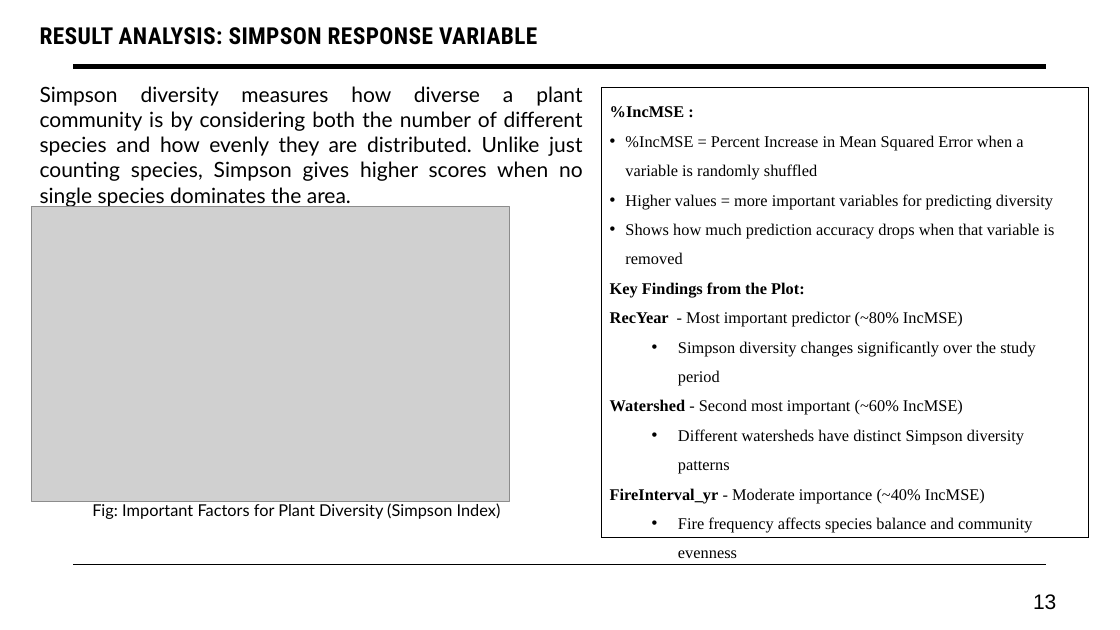
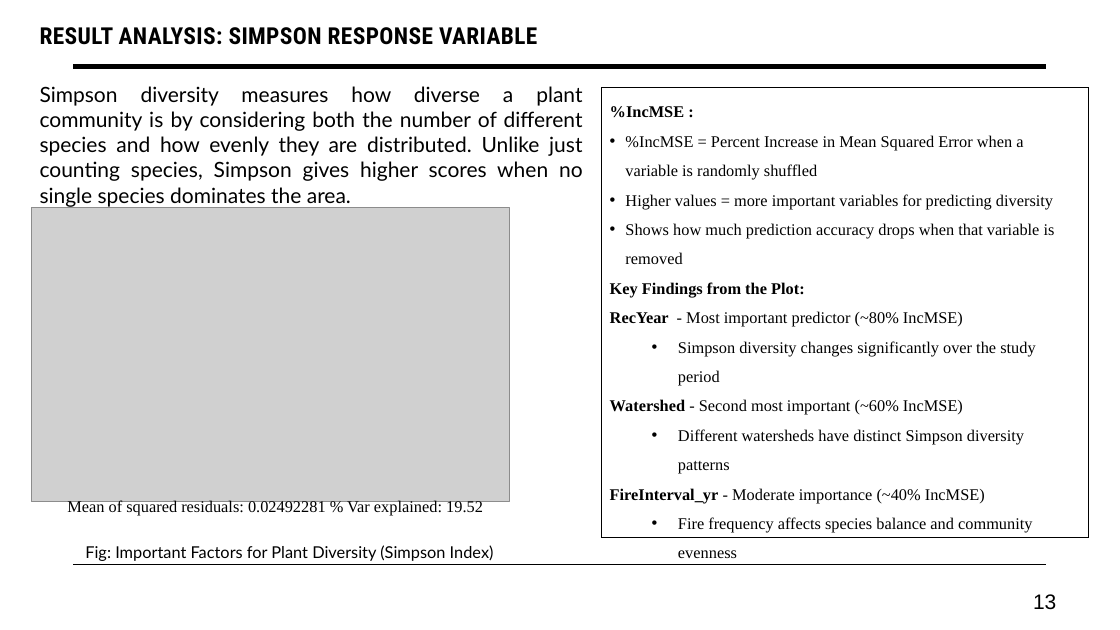
Before and after one commit to aftabzmn1/bison-impact-analysis_with_ML, a slide deck: slide 13 of Presentation/Bison Impact on GrassLand.pptx. Drawn at 1120x630 pixels with LibreOffice and Linux fonts; fonts in the diff are those of the drawing; grey boxes stand for pictures. Boxes give left, top, right and bottom in pixels: in the first picture for what was removed or moved away, otherwise in the second. Text is boxed around its words. In the diff, an @@ line names an element or a change of style, - is before the commit and + after.

```diff
--- a/Presentation/Bison Impact on GrassLand.pptx
+++ b/Presentation/Bison Impact on GrassLand.pptx
@@ text added at [67, 499, 483, 516], 14 pt, text #000000 @@
+Mean of squared residuals: 0.02492281 % Var explained: 19.52
@@ text "Fig: Important Factors for Plant ...": place and size @@
-text "Fig: Important Factors for Plant ..." at [92, 503, 501, 519]
+text "Fig: Important Factors for Plant ..." at [85, 545, 494, 561]
```
Also in this commit, not shown: 3 other slides changed, 2 slides added, 10 other files.
